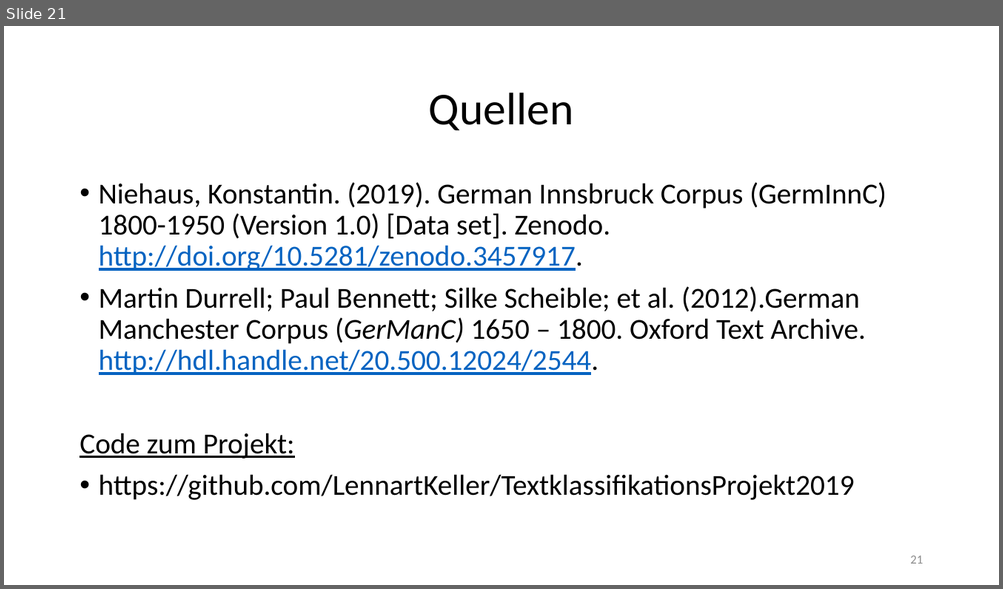
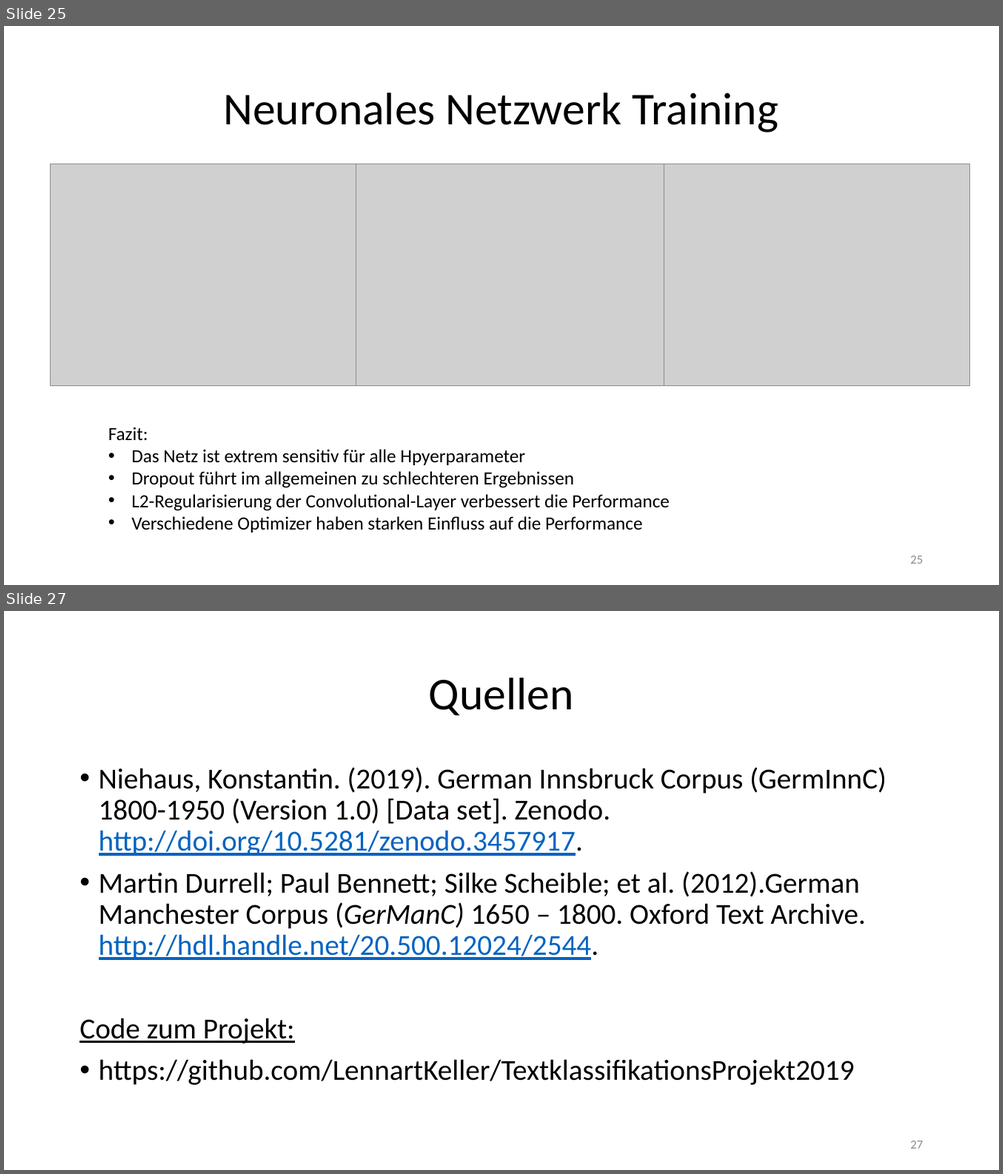
Before and after one commit to LennartKeller/TextklassifikationsProjekt2019, a slide deck: Projektgruppenpräsention.pptx. Shown one above the other, each under a label of ours: slide 21 before the commit, slides 25 and 27 after it; the slides between them are not shown. The pictures are 1003x589 and 1003x1174 pixels, drawn with LibreOffice and Linux fonts; fonts in the diff are those of the drawing; grey boxes stand for pictures. Boxes give left, top, right and bottom in pixels: in the first picture for what was removed or moved away, otherwise in the second. Text is boxed around its words. In the diff, an @@ line names an element or a change of style, - is before the commit and + after.

```diff
--- a/Projektgruppenpräsention.pptx
+++ b/Projektgruppenpräsention.pptx
@@ slide 25 added at (4, 26, 999, 585), background #FFFFFF @@
@@ title added at (223, 93, 778, 133), 44 pt, text #000000 @@
+Neuronales Netzwerk Training
@@ picture added at (51, 164, 356, 386) @@
@@ picture added at (356, 164, 663, 386) @@
@@ picture added at (661, 164, 970, 386) @@
@@ text added at (108, 427, 669, 533), 18 pt, text #000000 @@
+Fazit:
+• Das Netz ist extrem sensitiv für alle Hpyerparameter
+• Dropout führt im allgemeinen zu schlechteren Ergebnissen
+• L2-Regularisierung der Convolutional-Layer verbessert die Performance
+• Verschiedene Optimizer haben starken Einfluss auf die Performance
@@ page number added at (910, 556, 922, 564), 12 pt, text #8C8C8C @@
+25
@@ what was slide 21 is now slide 27 @@
@@ page number at (910, 1141, 922, 1149): text changed @@
-21
+27
```
Also in this commit, not shown: 3 slides changed, 5 other slides added.
